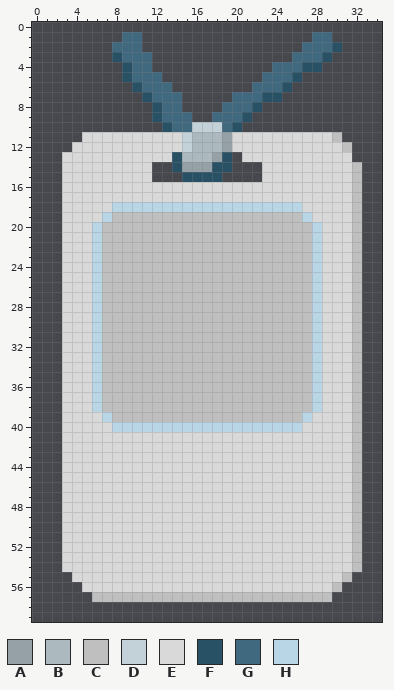
Pixel-art file -- Assets/Resources/Sprite/UI/UnitDataCard.aseprite. Above is the file before it was changed.
35x60 pixels, 1 frame.
Palette (. is transparent): A #95a1a6  B #acb9bf  C #bfbfbf  D #c3d2d9  E #d9d9d9  F #295166  G #406980  H #b8d6e6
Pixels before, first column x 3:
 1 ......GG.................GG...
 2 .....GGG................GGGF..
 3 .....FGGG..............GGGF...
 4 ......FGG............GGGFF....
 5 ......FGGG..........GGGF......
 6 .......FGGG........GGGF.......
 7 ........FGGG.....GGGFF........
 8 .........FGG....GGGF..........
 9 .........FGGG..GGGF...........
10 ..........FGGDDDGF............
11 ..EEEEEEEEEEDBBBAEEEEEEEEEEC..
12 .EEEEEEEEEEEDBBBAEEEEEEEEEEEC.
13 EEEEEEEEEEEFBBBAF.EEEEEEEEEEE.
14 EEEEEEEEE..FAAAFF...EEEEEEEEEC
15 EEEEEEEEE...FFFF....EEEEEEEEEC
16 EEEEEEEEEEEEEEEEEEEEEEEEEEEEEC
17 EEEEEEEEEEEEEEEEEEEEEEEEEEEEEC
18 EEEEEHHHHHHHHHHHHHHHHHHHEEEEEC
19 EEEEHCCCCCCCCCCCCCCCCCCCHEEEEC
20 EEEHCCCCCCCCCCCCCCCCCCCCCHEEEC
21 EEEHCCCCCCCCCCCCCCCCCCCCCHEEEC
22 EEEHCCCCCCCCCCCCCCCCCCCCCHEEEC
23 EEEHCCCCCCCCCCCCCCCCCCCCCHEEEC
24 EEEHCCCCCCCCCCCCCCCCCCCCCHEEEC
25 EEEHCCCCCCCCCCCCCCCCCCCCCHEEEC
26 EEEHCCCCCCCCCCCCCCCCCCCCCHEEEC
27 EEEHCCCCCCCCCCCCCCCCCCCCCHEEEC
28 EEEHCCCCCCCCCCCCCCCCCCCCCHEEEC
29 EEEHCCCCCCCCCCCCCCCCCCCCCHEEEC
30 EEEHCCCCCCCCCCCCCCCCCCCCCHEEEC
31 EEEHCCCCCCCCCCCCCCCCCCCCCHEEEC
32 EEEHCCCCCCCCCCCCCCCCCCCCCHEEEC
33 EEEHCCCCCCCCCCCCCCCCCCCCCHEEEC
34 EEEHCCCCCCCCCCCCCCCCCCCCCHEEEC
35 EEEHCCCCCCCCCCCCCCCCCCCCCHEEEC
36 EEEHCCCCCCCCCCCCCCCCCCCCCHEEEC
37 EEEHCCCCCCCCCCCCCCCCCCCCCHEEEC
38 EEEHCCCCCCCCCCCCCCCCCCCCCHEEEC
39 EEEEHCCCCCCCCCCCCCCCCCCCHEEEEC
40 EEEEEHHHHHHHHHHHHHHHHHHHEEEEEC
41 EEEEEEEEEEEEEEEEEEEEEEEEEEEEEC
42 EEEEEEEEEEEEEEEEEEEEEEEEEEEEEC
43 EEEEEEEEEEEEEEEEEEEEEEEEEEEEEC
44 EEEEEEEEEEEEEEEEEEEEEEEEEEEEEC
45 EEEEEEEEEEEEEEEEEEEEEEEEEEEEEC
46 EEEEEEEEEEEEEEEEEEEEEEEEEEEEEC
47 EEEEEEEEEEEEEEEEEEEEEEEEEEEEEC
48 EEEEEEEEEEEEEEEEEEEEEEEEEEEEEC
49 EEEEEEEEEEEEEEEEEEEEEEEEEEEEEC
50 EEEEEEEEEEEEEEEEEEEEEEEEEEEEEC
51 EEEEEEEEEEEEEEEEEEEEEEEEEEEEEC
52 EEEEEEEEEEEEEEEEEEEEEEEEEEEEEC
53 EEEEEEEEEEEEEEEEEEEEEEEEEEEEEC
54 EEEEEEEEEEEEEEEEEEEEEEEEEEEEEC
55 .EEEEEEEEEEEEEEEEEEEEEEEEEEEC.
56 ..EEEEEEEEEEEEEEEEEEEEEEEEEC..
57 ...CCCCCCCCCCCCCCCCCCCCCCCC...
New version:
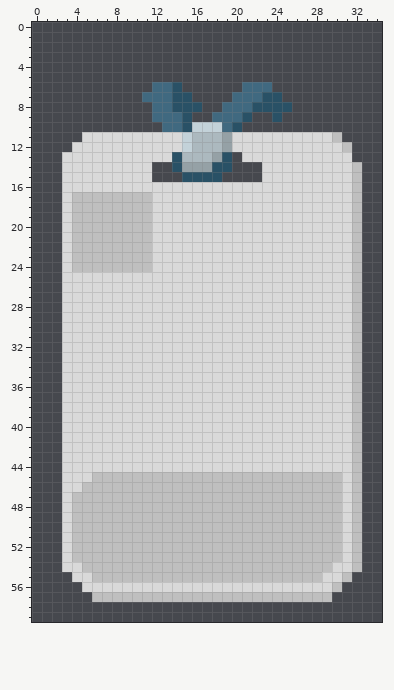
From the commit log: feat : UnitDataCard 전면 후면 나누어 표기하는 기능 추가
The edit:
layer "Layer" added
Changed rows in their new state; - is an unchanged pixel.
Layers "레이어 1", "Layer":
first column x 8:
 1 -..-----------------..-
 2 ...----------------....
 3 ....--------------....-
 4 -...------------.....--
 5 -....----------....----
 6 --..--F------G--..-----
 7 ---G--FF---------------
 8 ----G-FFF------FFF-----
 9 ----G--F--------F------
10 -----G-F---------------
first column x 4:
17 CCCCCCCC-----------------
18 CCCCCCCCEEEEEEEEEEEEEEE--
19 CCCC----EEEEEEEEEEEEEEEE-
20 CCC-----EEEEEEEEEEEEEEEEE
21 CCC-----EEEEEEEEEEEEEEEEE
22 CCC-----EEEEEEEEEEEEEEEEE
23 CCC-----EEEEEEEEEEEEEEEEE
24 CCC-----EEEEEEEEEEEEEEEEE
25 --EEEEEEEEEEEEEEEEEEEEEEE
26 --EEEEEEEEEEEEEEEEEEEEEEE
27 --EEEEEEEEEEEEEEEEEEEEEEE
28 --EEEEEEEEEEEEEEEEEEEEEEE
29 --EEEEEEEEEEEEEEEEEEEEEEE
30 --EEEEEEEEEEEEEEEEEEEEEEE
31 --EEEEEEEEEEEEEEEEEEEEEEE
32 --EEEEEEEEEEEEEEEEEEEEEEE
33 --EEEEEEEEEEEEEEEEEEEEEEE
34 --EEEEEEEEEEEEEEEEEEEEEEE
35 --EEEEEEEEEEEEEEEEEEEEEEE
36 --EEEEEEEEEEEEEEEEEEEEEEE
37 --EEEEEEEEEEEEEEEEEEEEEEE
38 --EEEEEEEEEEEEEEEEEEEEEEE
39 ---EEEEEEEEEEEEEEEEEEEEE-
40 ----EEEEEEEEEEEEEEEEEEE--
first column x 4:
45 --CCCCCCCCCCCCCCCCCCCCCCCCC
46 -CCCCCCCCCCCCCCCCCCCCCCCCCC
47 CCCCCCCCCCCCCCCCCCCCCCCCCCC
48 CCCCCCCCCCCCCCCCCCCCCCCCCCC
49 CCCCCCCCCCCCCCCCCCCCCCCCCCC
50 CCCCCCCCCCCCCCCCCCCCCCCCCCC
51 CCCCCCCCCCCCCCCCCCCCCCCCCCC
52 CCCCCCCCCCCCCCCCCCCCCCCCCCC
53 CCCCCCCCCCCCCCCCCCCCCCCCCCC
54 -CCCCCCCCCCCCCCCCCCCCCCCCC-
55 --CCCCCCCCCCCCCCCCCCCCCCC--
